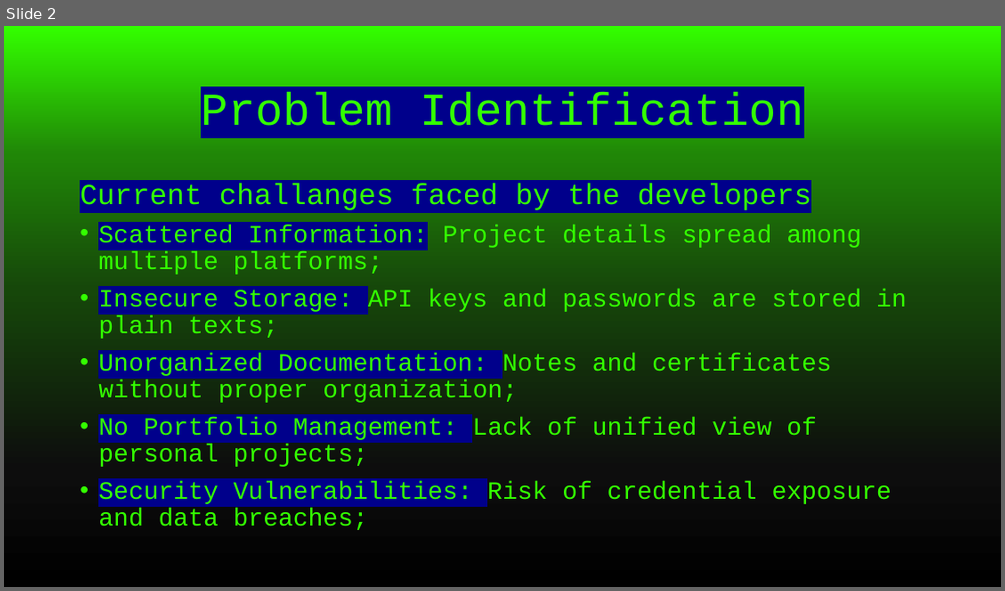
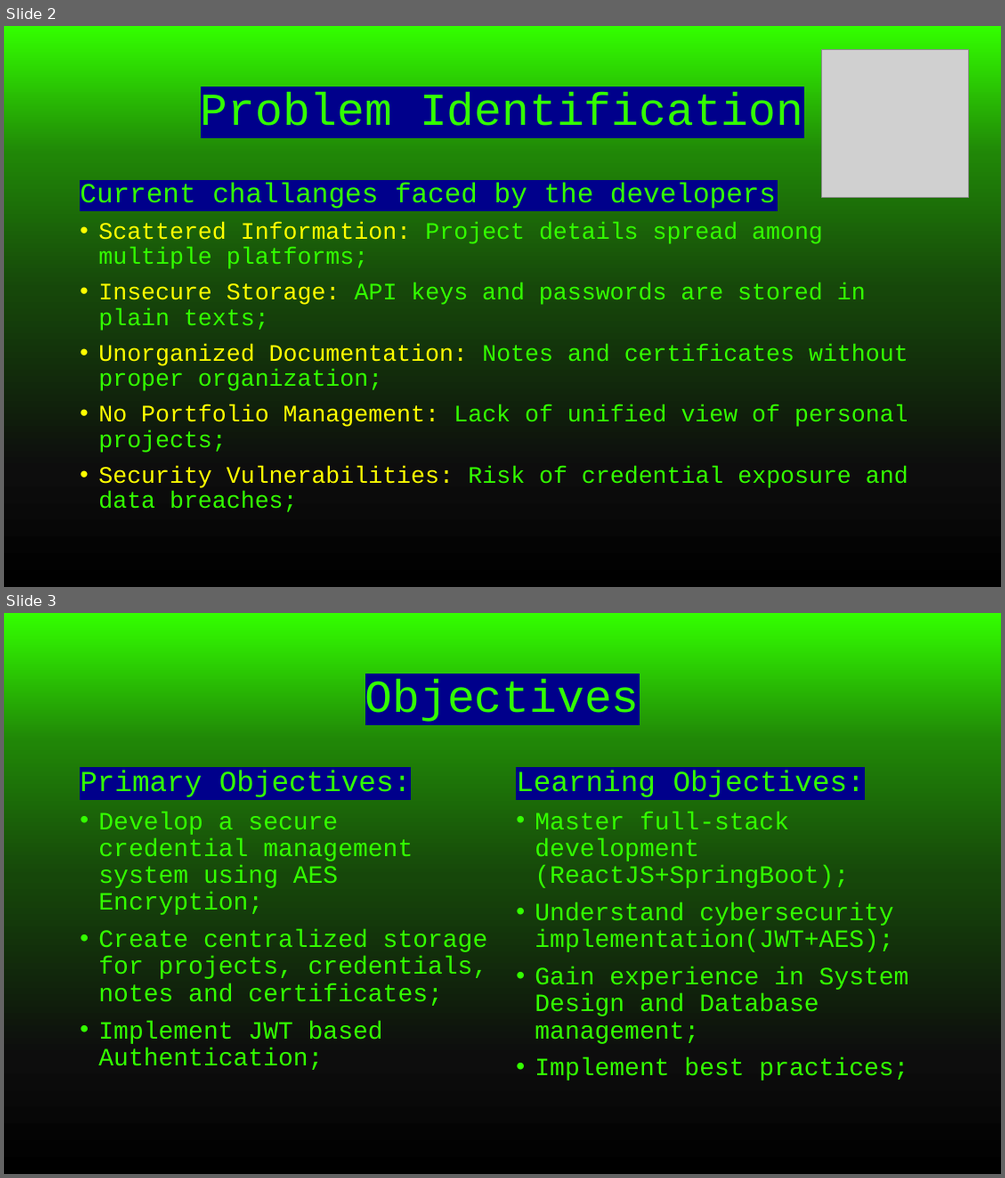
Before and after one commit to gauranga18/DevVault, a slide deck: Presentation/Presentation1.pptx. Shown one above the other, each under a label of ours: slide 2 before the commit, slides 2 and 3 after it. The pictures are 1005x591 and 1005x1178 pixels, drawn with LibreOffice and Linux fonts; fonts in the diff are those of the drawing; grey boxes stand for pictures. Boxes give left, top, right and bottom in pixels: in the first picture for what was removed or moved away, otherwise in the second. Text is boxed around its words. In the diff, an @@ line names an element or a change of style, - is before the commit and + after.

```diff
--- a/Presentation/Presentation1.pptx
+++ b/Presentation/Presentation1.pptx
@@ slide 3 added at (4, 613, 1001, 1174), background gradient #000000 to #0D0D0D to #16470A to #208607 to #33FF00 @@
@@ title added at (365, 678, 639, 722), 44 pt, text #33FF00 @@
+Objectives
@@ text added at (80, 770, 488, 1070), 24 pt, text #33FF00 @@
+Primary Objectives:
+• Develop a secure credential management system using AES Encryption;
+• Create centralized storage for projects, credentials, notes and certificates;
+• Implement JWT based Authentication;
@@ text added at (516, 770, 909, 1080), 24 pt, text #33FF00 @@
+Learning Objectives:
+• Master full-stack development (ReactJS+SpringBoot);
+• Understand cybersecurity implementation(JWT+AES);
+• Gain experience in System Design and Database management;
+• Implement best practices;
@@ slide 2 changed as well @@
@@ picture added at (821, 50, 969, 197) @@
@@ text "Current challanges faced by the ..." at (80, 183, 908, 512): size 28 to 26.6 pt in "Current challanges faced by the developers"; size 24 to 22.8 pt in "Scattered Information: Project details spread among multiple ...", "Insecure Storage: API keys and passwords are ...", "Unorganized Documentation: Notes and certificates without pr ...", "No Portfolio Management: Lack of unified view ..." and 1 more places; text colour #33FF00 to #FFFF00, highlight #00008B to none in "Scattered Information:", "Insecure Storage:", "Unorganized Documentation:", "No Portfolio Management:" and 1 more places; line spacing 0.9 to 0.89 @@
```
Also in this commit, not shown: 1 other slide changed, 1 other slide added, 2 slides removed.
